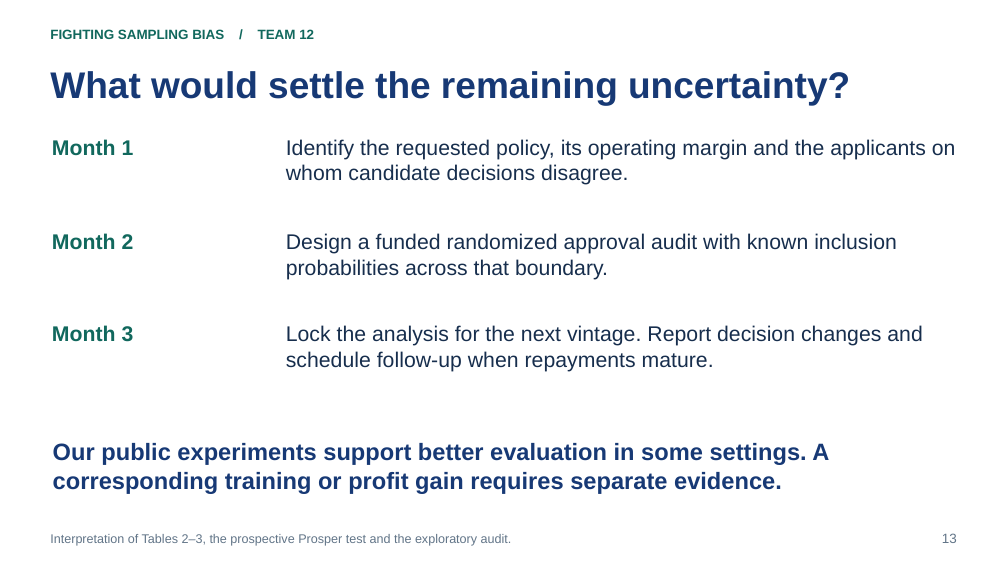
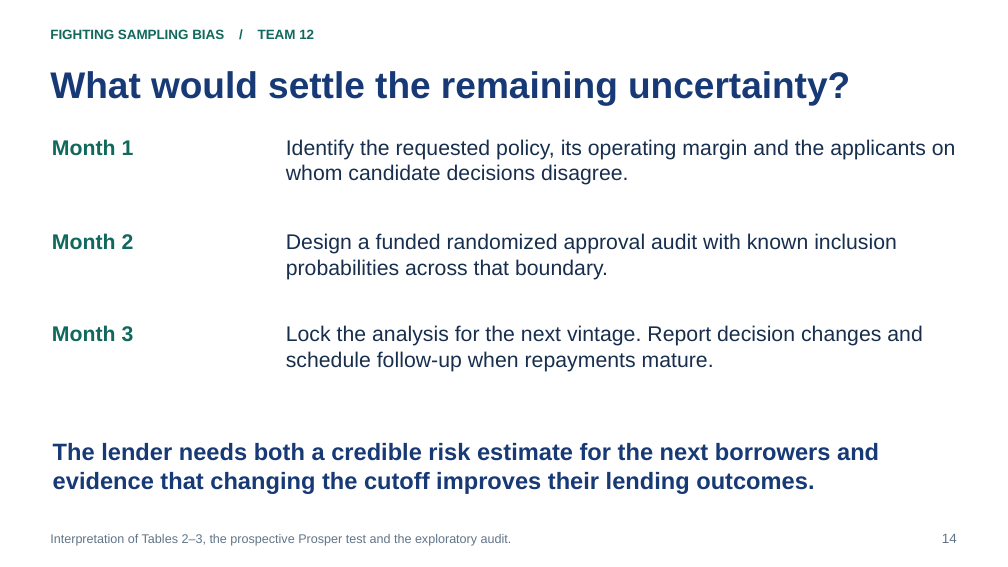
Before and after one commit to bigpurota/paper11, a slide deck: slide 14 of slides/template.pptx (slide 13 before the commit). Drawn at 1008x567 pixels with LibreOffice and Linux fonts; fonts in the diff are those of the drawing. Boxes give left, top, right and bottom in pixels: in the first picture for what was removed or moved away, otherwise in the second. Text is boxed around its words. In the diff, an @@ line names an element or a change of style, - is before the commit and + after.

Commit message:
Test credit decisions against time, missing outcomes and randomized offers

```diff
--- a/slides/template.pptx
+++ b/slides/template.pptx
@@ text at (53,443,879,494): text changed @@
-Our public experiments support better evaluation in some settings. A corresponding training or profit gain requires separate evidence.
+The lender needs both a credible risk estimate for the next borrowers and evidence that changing the cutoff improves their lending outcomes.
@@ text at (942,534,957,543): text changed @@
-13
+14
```
Also in this commit, not shown: 8 other slides changed, 7 slides added, 1 slide removed, 39 other files.
